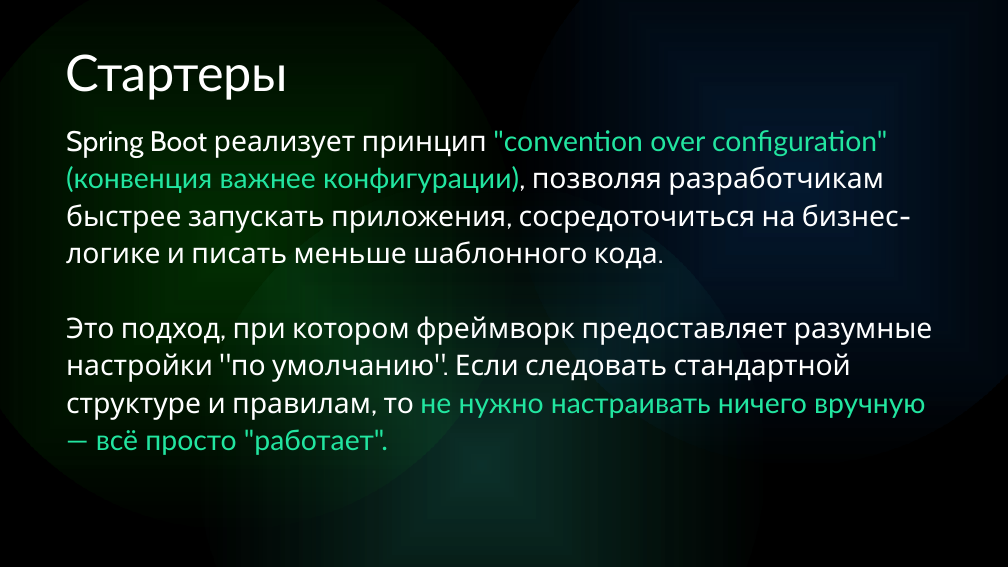
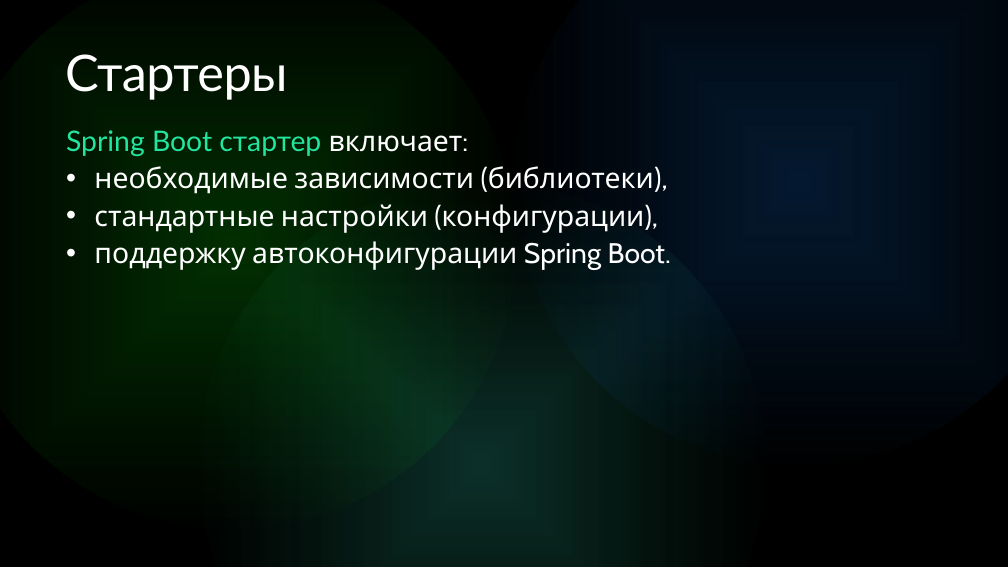
Before and after one commit to CreativeWex/courses, a slide deck: slide 32 of lessons/spring boot/slides_spring_boot.pptx. Drawn at 1008x567 pixels with LibreOffice and Linux fonts; fonts in the diff are those of the drawing. Boxes give left, top, right and bottom in pixels: in the first picture for what was removed or moved away, otherwise in the second. Text is boxed around its words. In the diff, an @@ line names an element or a change of style, - is before the commit and + after.

```diff
--- a/lessons/spring boot/slides_spring_boot.pptx
+++ b/lessons/spring boot/slides_spring_boot.pptx
@@ text at box(66, 130, 671, 270): text changed @@
-Spring Boot реализует принцип "convention over configuration" (конвенция важнее конфигурации), позволяя разработчикам быстрее запускать приложения, сосредоточиться на бизнес-логике и писать меньше шаблонного кода.
-Это подход, при котором фреймворк предоставляет разумные настройки "по умолчанию". Если следовать стандартной структуре и правилам, то не нужно настраивать ничего вручную — всё просто "работает".
+Spring Boot стартер включает:
+• необходимые зависимости (библиотеки),
+• стандартные настройки (конфигурации),
+• поддержку автоконфигурации Spring Boot.
```
Also in this commit, not shown: 1 slide added, 1 slide removed.
